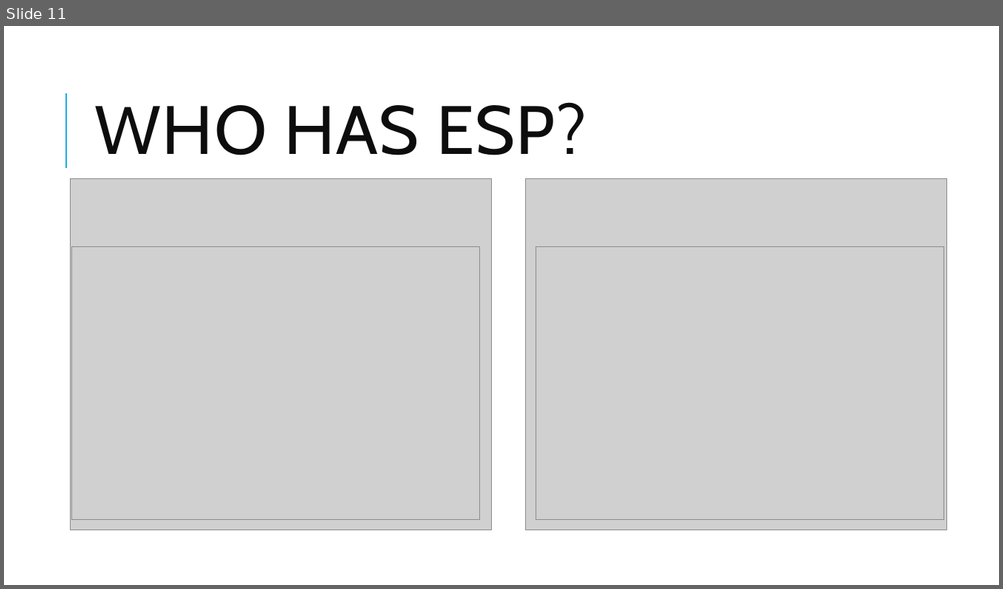
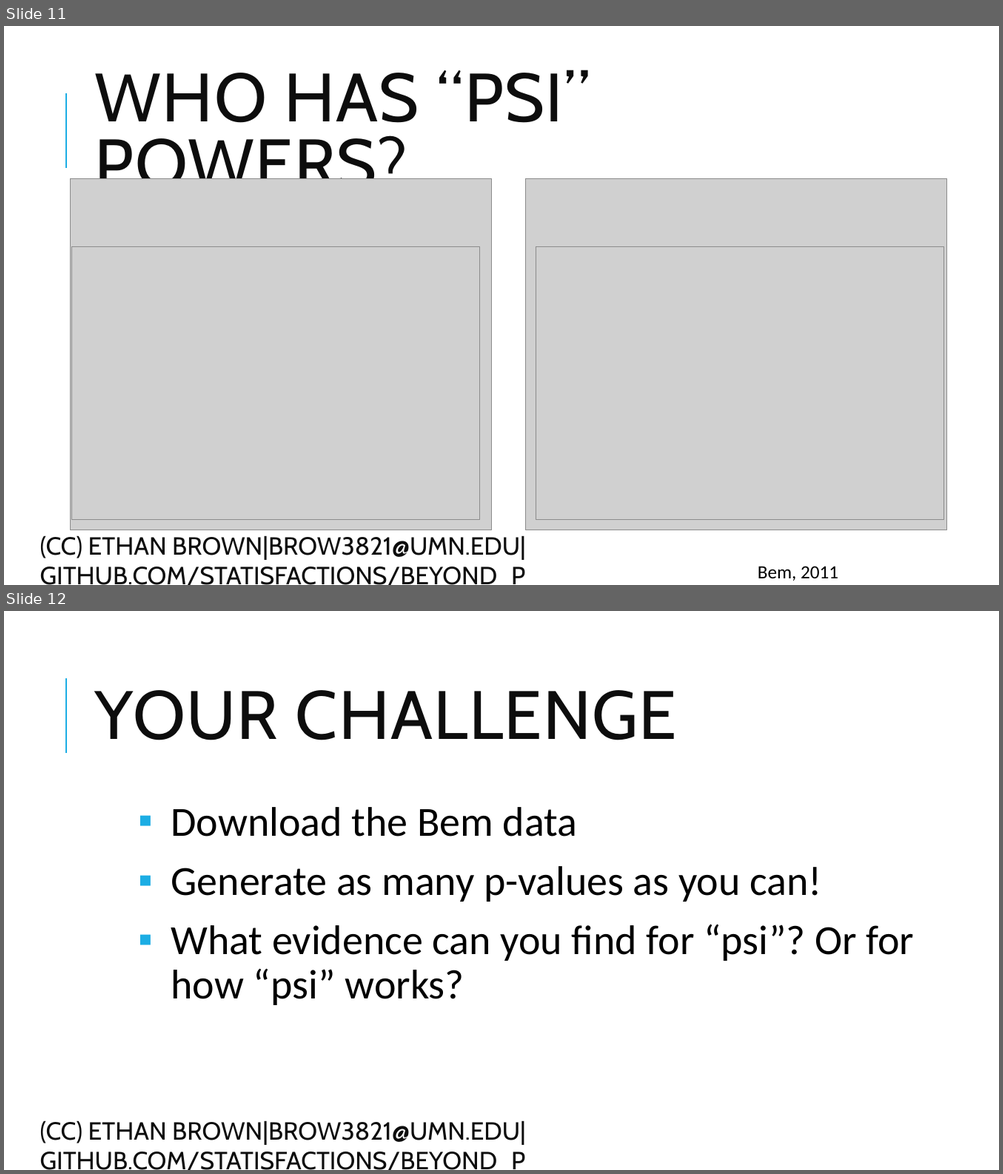
Before and after one commit to statisfactions/beyond_p, a slide deck: Beyond the P-Value.pptx. Shown one above the other, each under a label of ours: slide 11 before the commit, slides 11 and 12 after it. The pictures are 1003x589 and 1003x1174 pixels, drawn with LibreOffice and Linux fonts; fonts in the diff are those of the drawing; grey boxes stand for pictures. Boxes give left, top, right and bottom in pixels: in the first picture for what was removed or moved away, otherwise in the second. Text is boxed around its words. In the diff, an @@ line names an element or a change of style, - is before the commit and + after.

```diff
--- a/Beyond the P-Value.pptx
+++ b/Beyond the P-Value.pptx
@@ slide 12 added at [4,611,999,1170], background #FFFFFF; not listed: 1 template element that a slide beside it also shows @@
@@ title added at [95,690,677,741], 66 pt, text #0D0D0D @@
+YOUR CHALLENGE
@@ text added at [171,807,913,1005], 40 pt, text #000000 @@
+▪ Download the Bem data
+▪ Generate as many p-values as you can!
+▪ What evidence can you find for “psi”? Or for how “psi” works?
@@ text added at [40,1121,526,1170], 24 pt, text #0D0D0D @@
+(CC) ETHAN BROWN|BROW3821@UMN.EDU|GITHUB.COM/STATISFACTIONS/BEYOND_P
@@ slide 11 changed as well @@
@@ title at [95,70,589,179]: text changed @@
-WHO HAS ESP?
+WHO HAS “PSI” POWERS?
@@ text added at [40,536,526,585], 24 pt, text #0D0D0D @@
+(CC) ETHAN BROWN|BROW3821@UMN.EDU|GITHUB.COM/STATISFACTIONS/BEYOND_P
@@ text added at [757,566,838,581], 18 pt, text #000000 @@
+Bem, 2011
```
Also in this commit, not shown: 11 other slides changed, 15 other slides added, 2 slides removed, 7 other files.
